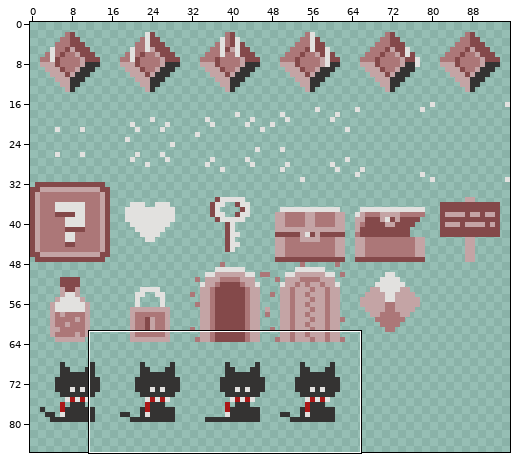
File history of a sprite sheet, assets/images/stuff.png. Above, an overview of the earlier version with the close-up marked.
Close-up. As it was:
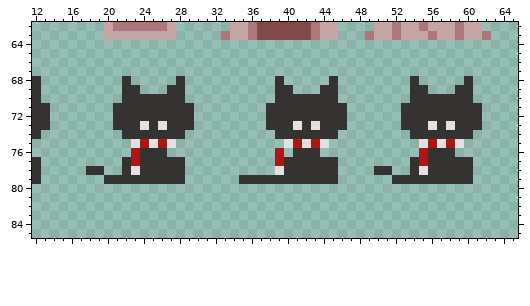
The file is 96x192 pixels. Colours within 5 levels of each other are drawn and written as one. Shown: x 12..65, y 62..85. The wide view leaves out empty margins.
Once edited:
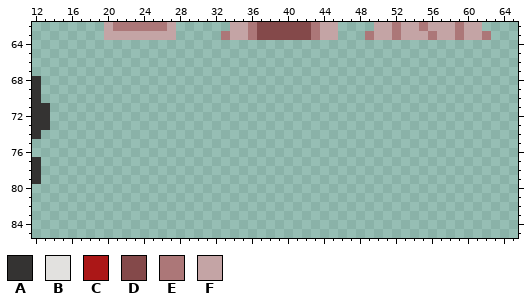
Palette (. is transparent): A #343332  B #e2e1df  C #ab1717  D #84494a  E #ac7778  F #c4a4a5
What changed:
@@ x 12..65 @@
 67 ......................................................
-68 A.........A.....A..........A.....A........A.....A.....
-69 A.........AA...AA..........AA...AA........AA...AA.....
-70 A.........AAAAAAA..........AAAAAAA........AAAAAAA.....
-71 AA.......AAAAAAAAA........AAAAAAAAA......AAAAAAAAA....
-72 AA.......AAAAAAAAA........AAAAAAAAA......AAAAAAAAA....
-73 AA.......AAABABAAA........AAABABAAA......AAABABAAA....
-74 A.........AAAAAAA..........AAAAAAA........AAAAAAA.....
-75 ...........BCBCB............BCBCB..........BCBCB......
-76 ...........CAAA............C.AAA...........CAAA.......
-77 A.........ACAAAAA..........CAAAAAA........ACAAAAA.....
-78 A.....AA..ABAAAAA..........BAAAAAA....AA..ABAAAAA.....
-79 A.......AAAAAAAAA......AAAAAAAAAAA......AAAAAAAAA.....
+68 A.....................................................
+69 A.....................................................
+70 A.....................................................
+71 AA....................................................
+72 AA....................................................
+73 AA....................................................
+74 A.....................................................
+75 ......................................................
+76 ......................................................
+77 A.....................................................
+78 A.....................................................
+79 A.....................................................
 80 ......................................................
Boxes around the changes in both close-ups, in picture pixels (x1, y1, x2, y2):
erased: (86, 76, 194, 184)
erased: (239, 76, 482, 184)
